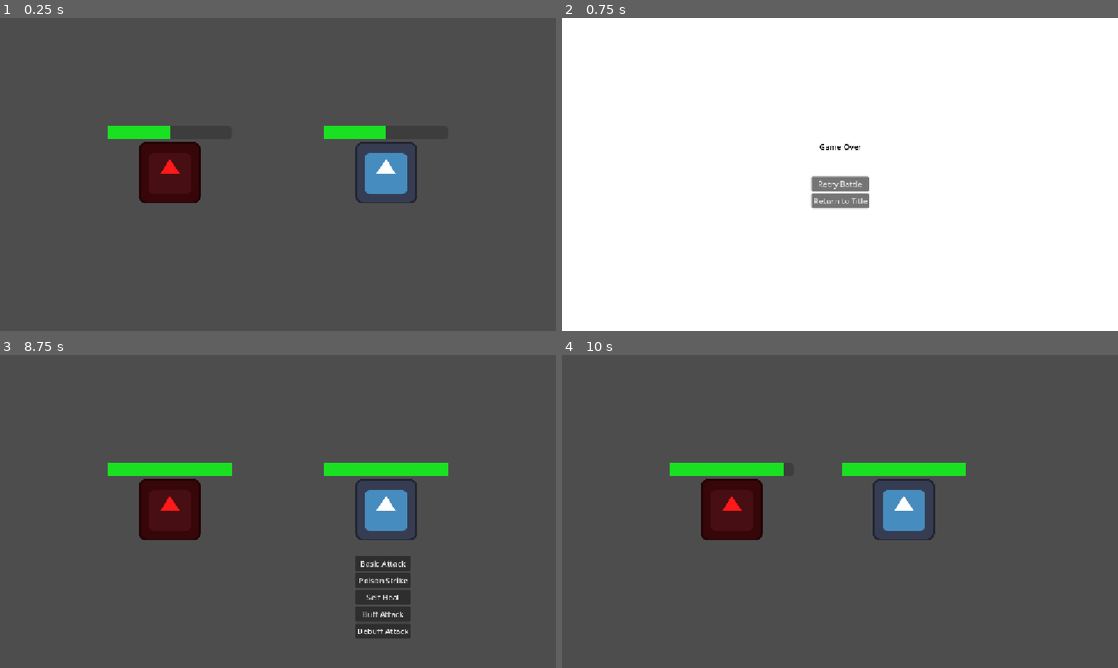
Above: before the commit, frames 1-4 (two rows, left to right).
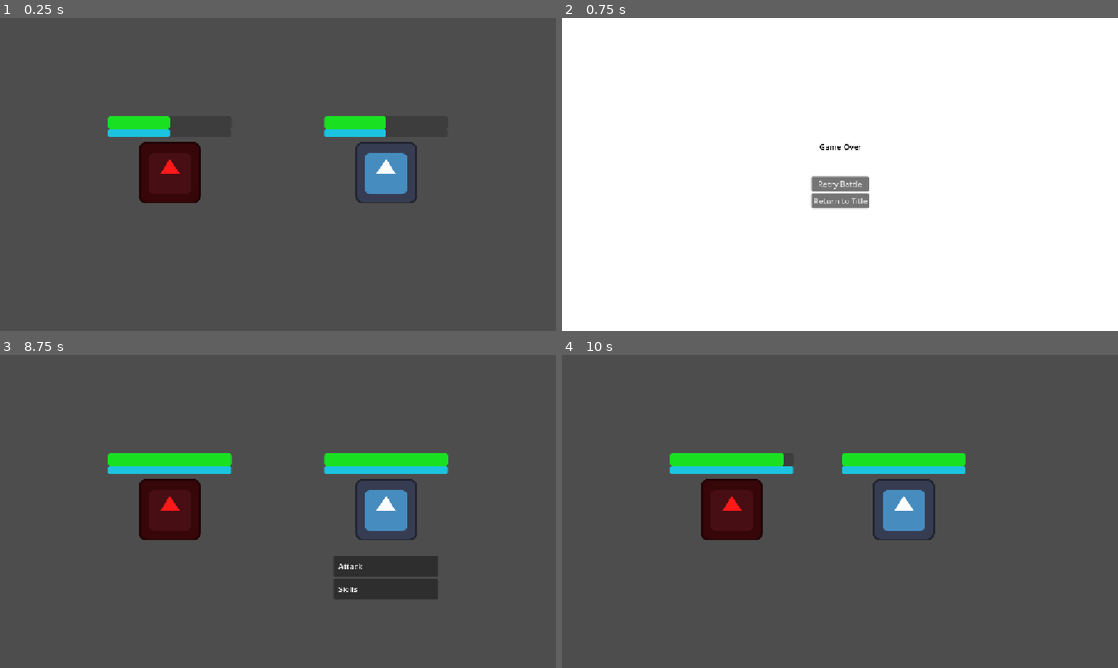
Above: after the commit, the same moments.

Repository: jonathanle03/Resolve
Game: Godot game, scene res://combat/battle.tscn
Two runs of this game, one before a commit and one after it. Both use one fixed random seed, a clock stepped at 60 frames per second and the inputs below. This scene is started directly instead of the project's main scene. The engine's default icon, where the game draws it, is replaced by a stand-in: a white triangle on a blue panel in a dark square.
Inputs (mouse positions are in pixels of both pictures, inside the frame that each line leads up to):
- Up to frame 1 (0.25 s): no input
- Up to frame 2 (0.75 s): tap Enter (ui_accept) at 0.5 s; hold D (move_right) from 0.53 s (still down); hold Enter (ui_accept) from 0.53 s (still down)
- Up to frame 3 (8.75 s): release D (move_right) at 1.25 s; release Enter (ui_accept) at 1.25 s; click "Retry Battle" at 1.25 s; tap Enter (ui_accept) at 2, 2.1, 2.27, 2.57, 5.1, 5.27, 5.57, 6.6, 6.77, 7.07, 8.1, 8.27, 8.57 s; hold S (move_down) 2.03-2.75 s; click "Return to Title" at 2.75 s; click "Play" at 3.5 s; hold D (move_right) 4.28-5.03 s; hold Enter (ui_accept) 4.28-5.03 s; hold W (move_up) 5.03-5.78 s; hold Enter (ui_accept) 5.78-6.53 s; hold A (move_left) 5.78-7.28 s; hold S (move_down) 7.28-8.03 s; hold Enter (ui_accept) 7.28-8.03 s; hold D (move_right) from 8.03 s (still down)
- Up to frame 4 (10 s): release D (move_right) at 8.75 s; click (945, 567) at 8.77 s; hold W (move_up) from 9.53 s (still down); hold Enter (ui_accept) from 9.53 s (still down)

The runs differ from the first frame. In frame 1, 1.4% of the frame differs, in the area x 19-70%, y 31-39%; in frame 2, nothing differs; in frame 3, 5.3%, in the area x 19-81%, y 31-91%; in frame 4, 2.7%.
Error before the commit: Out of bounds get index '0' (on base: 'Array[Combatant]') (res://combat/battle_view.gd:19)
Error after the commit: Out of bounds get index '0' (on base: 'Array[Combatant]') (res://combat/battle_view.gd:22)

Commit message:
Add mana resource, mana bar, mana cost on skills, and new battle menu

Diff:
--- a/combat/battle.gd
+++ b/combat/battle.gd
@@ -62,7 +62,7 @@
 
 			BattleStates.SELECT:
 				if is_player_turn and chosen_skill == null:
-					_battle_view.show_skill_menu(current_combatant.skills)
+					_battle_view.show_battle_menu(current_combatant)
 					break
 
 				actions = _select_actions(current_combatant)
@@ -86,6 +86,7 @@
 			BattleStates.VICTORY:
 				for party_member in GameState.party_members:
 					party_member.current_health = party_member_map[party_member].current_health
+					party_member.current_mana = party_member_map[party_member].current_mana
 				GameState.returning_from_battle = true
 				get_tree().change_scene_to_file("uid://mtwtyjlq7lkx")
 
@@ -121,15 +122,22 @@
 		var ally_action := Action.new()
 		ally_action.source = combatant
 		ally_action.target = _get_target(chosen_skill, combatant, ally_team, enemy_team)
+		ally_action.mana_cost = chosen_skill.mana_cost
 		ally_action.effects = chosen_skill.effects
 		actions.append(ally_action)
 		chosen_skill = null
 
 	if combatant in enemy_team:
-		var random_skill: Skill = combatant.skills.pick_random()
+		var valid_skills: Array[Skill] = [combatant.basic_attack]
+		for skill in combatant.skills:
+			if combatant.current_mana >= skill.mana_cost:
+				valid_skills.append(skill)
+
+		var random_skill: Skill = valid_skills.pick_random()
 		var enemy_action := Action.new()
 		enemy_action.source = combatant
 		enemy_action.target = _get_target(random_skill, combatant, enemy_team, ally_team)
+		enemy_action.mana_cost = random_skill.mana_cost
 		enemy_action.effects = random_skill.effects
 		actions.append(enemy_action)
 
@@ -138,13 +146,31 @@
 
 func _present(results: Array[Result]) -> void:
 	for result in results:
-		prints(
-			result.source.name if result.source else null,
-			result.target.name if result.target else null,
-			Result.ResultKind.keys()[result.kind],
-			result.amount,
-			result.health_after
-		)
+		if result.source:
+			match (result.kind):
+				Result.ResultKind.DAMAGE:
+					print("%s attacks %s for %.1f damage." % [result.source.name, result.target.name, result.amount])
+				Result.ResultKind.HEAL:
+					print("%s heals %s for %.1f health." % [result.source.name, result.target.name, result.amount])
+				Result.ResultKind.STATUS_APPLIED:
+					print("%s applies %s to %s." % [result.source.name, result.status.name, result.target.name])
+		else:
+			match (result.kind):
+				Result.ResultKind.DAMAGE:
+					print("%s takes %.1f damage." % [result.target.name, result.amount])
+				Result.ResultKind.HEAL:
+					print("%s heals for %.1f health." % [result.target.name, result.amount])
+				Result.ResultKind.STATUS_APPLIED:
+					print("%s is applied to %s." % [result.status.name, result.target.name])
+				Result.ResultKind.DEATH:
+					print("%s died." % [result.target.name])
+
+	print()
+	for combatant in ally_team:
+		print("%s %.1f / %.1f HP  %.1f / %.1f MP" % [combatant.name, combatant.current_health, combatant.max_health, combatant.current_mana, combatant.max_mana])
+	for combatant in enemy_team:
+		print("%s %.1f / %.1f HP  %.1f / %.1f MP" % [combatant.name, combatant.current_health, combatant.max_health, combatant.current_mana, combatant.max_mana])
+	print()
 
 	await _battle_view.present(results)
 
@@ -179,11 +205,11 @@
 		Skill.TargetType.ENEMY:
 			target = enemies[0]
 		_:
-			target = source
+			push_error("Not a valid target type")
 	return target
 
 
 func _on_skill_chosen(skill: Skill) -> void:
-	_battle_view.hide_skill_menu()
+	_battle_view.hide_battle_menu()
 	chosen_skill = skill
 	advance()
--- a/combat/battle.tscn
+++ b/combat/battle.tscn
@@ -4,11 +4,19 @@
 [ext_resource type="Script" uid="uid://135xenhon7r" path="res://combat/battle_view.gd" id="2_tjrsf"]
 [ext_resource type="Texture2D" uid="uid://b7pfyanex8w1u" path="res://icon.svg" id="3_8qtj8"]
 
-[sub_resource type="StyleBoxFlat" id="StyleBoxFlat_tb63h"]
-bg_color = Color(0.102996826, 0.87890625, 0.13330579, 1)
-
 [sub_resource type="StyleBoxFlat" id="StyleBoxFlat_u042n"]
 bg_color = Color(0.101960786, 0.8784314, 0.13333334, 1)
+corner_radius_top_left = 6
+corner_radius_top_right = 6
+corner_radius_bottom_right = 6
+corner_radius_bottom_left = 6
+
+[sub_resource type="StyleBoxFlat" id="StyleBoxFlat_5ssur"]
+bg_color = Color(0.10196076, 0.7692402, 0.8784314, 1)
+corner_radius_top_left = 6
+corner_radius_top_right = 6
+corner_radius_bottom_right = 6
+corner_radius_bottom_left = 6
 
 [node name="Battle" type="Node2D" unique_id=1676052002]
 script = ExtResource("1_5ssur")
@@ -25,12 +33,22 @@
 modulate = Color(1, 0.09803922, 0.09803922, 1)
 texture = ExtResource("3_8qtj8")
 
-[node name="ProgressBar" type="ProgressBar" parent="BattleView/EnemyNode" unique_id=280157630]
+[node name="HealthBar" type="ProgressBar" parent="BattleView/EnemyNode" unique_id=192212312]
 offset_left = -128.0
-offset_top = -96.0
+offset_top = -117.0
 offset_right = 128.0
-offset_bottom = -69.0
-theme_override_styles/fill = SubResource("StyleBoxFlat_tb63h")
+offset_bottom = -90.0
+theme_override_styles/fill = SubResource("StyleBoxFlat_u042n")
+value = 50.0
+show_percentage = false
+
+[node name="ManaBar" type="ProgressBar" parent="BattleView/EnemyNode" unique_id=1322062331]
+offset_left = -128.0
+offset_top = -90.0
+offset_right = 128.0
+offset_bottom = -63.0
+scale = Vector2(0.997861, 0.62064385)
+theme_override_styles/fill = SubResource("StyleBoxFlat_5ssur")
 value = 50.0
 show_percentage = false
 
@@ -41,12 +59,22 @@
 [node name="Sprite2D" type="Sprite2D" parent="BattleView/AllyNode" unique_id=1930298946]
 texture = ExtResource("3_8qtj8")
 
-[node name="ProgressBar" type="ProgressBar" parent="BattleView/AllyNode" unique_id=1604917288]
+[node name="HealthBar" type="ProgressBar" parent="BattleView/AllyNode" unique_id=1604917288]
 offset_left = -128.0
-offset_top = -96.0
+offset_top = -117.0
 offset_right = 128.0
-offset_bottom = -69.0
+offset_bottom = -90.0
 theme_override_styles/fill = SubResource("StyleBoxFlat_u042n")
+value = 50.0
+show_percentage = false
+
+[node name="ManaBar" type="ProgressBar" parent="BattleView/AllyNode" unique_id=1865951363]
+offset_left = -128.0
+offset_top = -90.0
+offset_right = 128.0
+offset_bottom = -63.0
+scale = Vector2(0.997861, 0.62064385)
+theme_override_styles/fill = SubResource("StyleBoxFlat_5ssur")
 value = 50.0
 show_percentage = false
 
@@ -54,8 +82,7 @@
 
 [node name="VBoxContainer" type="VBoxContainer" parent="BattleView/CanvasLayer" unique_id=417526273]
 unique_name_in_owner = true
-visible = false
-offset_left = 736.0
+offset_left = 691.0
 offset_top = 416.0
-offset_right = 845.0
+offset_right = 908.0
 offset_bottom = 482.0
--- /dev/null
+++ b/combat/battle_button.gd
@@ -0,0 +1,27 @@
+class_name BattleButton
+extends PanelContainer
+
+
+@onready var _button: Button = %Button
+@onready var _margin_container: MarginContainer = %MarginContainer
+@onready var _skill_name_label: Label = %SkillNameLabel
+@onready var _mana_cost_label: Label = %ManaCostLabel
+
+
+func _ready() -> void:
+	_skill_name_label.text = ""
+	_mana_cost_label.text = ""
+
+
+func set_labels(skill_name: String, mana_cost: String) -> void:
+	_skill_name_label.text = skill_name
+	_mana_cost_label.text = mana_cost
+
+
+func set_binding(skill_binding: Callable) -> void:
+	_button.pressed.connect(skill_binding)
+
+
+func disable_button() -> void:
+	_button.disabled = true
+	_margin_container.modulate = Color(0.5, 0.5, 0.5, 1.0)
--- /dev/null
+++ b/combat/battle_button.tscn
@@ -0,0 +1,44 @@
+[gd_scene format=3 uid="uid://lmeawgpaf568"]
+
+[ext_resource type="Script" uid="uid://uttt78u30471" path="res://combat/battle_button.gd" id="1_oq6w3"]
+
+[sub_resource type="StyleBoxEmpty" id="StyleBoxEmpty_18jcc"]
+
+[node name="BattleButton" type="PanelContainer" unique_id=68684278]
+offset_right = 40.0
+offset_bottom = 40.0
+theme_override_styles/panel = SubResource("StyleBoxEmpty_18jcc")
+script = ExtResource("1_oq6w3")
+
+[node name="Button" type="Button" parent="." unique_id=579841936]
+unique_name_in_owner = true
+layout_mode = 2
+
+[node name="MarginContainer" type="MarginContainer" parent="." unique_id=835388888]
+unique_name_in_owner = true
+layout_mode = 2
+mouse_filter = 2
+theme_override_constants/margin_left = 10
+theme_override_constants/margin_top = 10
+theme_override_constants/margin_right = 10
+theme_override_constants/margin_bottom = 10
+
+[node name="HBoxContainer" type="HBoxContainer" parent="MarginContainer" unique_id=1022259794]
+layout_mode = 2
+mouse_filter = 2
+alignment = 1
+
+[node name="SkillNameLabel" type="Label" parent="MarginContainer/HBoxContainer" unique_id=107099166]
+unique_name_in_owner = true
+layout_mode = 2
+text = "Poison Strike"
+
+[node name="Spacer" type="Control" parent="MarginContainer/HBoxContainer" unique_id=1254266068]
+layout_mode = 2
+size_flags_horizontal = 3
+mouse_filter = 2
+
+[node name="ManaCostLabel" type="Label" parent="MarginContainer/HBoxContainer" unique_id=420770338]
+unique_name_in_owner = true
+layout_mode = 2
+text = "5"
--- a/combat/battle_view.gd
+++ b/combat/battle_view.gd
@@ -12,39 +12,46 @@
 @onready var _v_box_container: VBoxContainer = %VBoxContainer
 
 
+const BATTLE_BUTTON := preload("uid://lmeawgpaf568")
+
+
 var combatant_node_map: Dictionary[Combatant, Node2D] = {}
 
 
 func setup(allies: Array[Combatant], enemies: Array[Combatant]) -> void:
 	combatant_node_map[allies[0]] = _ally_node
-	_ally_node.get_node("ProgressBar").max_value = allies[0].max_health
-	_ally_node.get_node("ProgressBar").value = allies[0].current_health
+	_ally_node.get_node("HealthBar").max_value = allies[0].max_health
+	_ally_node.get_node("HealthBar").value = allies[0].current_health
+	_ally_node.get_node("ManaBar").max_value = allies[0].max_mana
+	_ally_node.get_node("ManaBar").value = allies[0].current_mana
+
 	combatant_node_map[enemies[0]] = _enemy_node
-	_enemy_node.get_node("ProgressBar").max_value = enemies[0].max_health
-	_enemy_node.get_node("ProgressBar").value = enemies[0].current_health
+	_enemy_node.get_node("HealthBar").max_value = enemies[0].max_health
+	_enemy_node.get_node("HealthBar").value = enemies[0].current_health
+	_enemy_node.get_node("ManaBar").max_value = enemies[0].max_mana
+	_enemy_node.get_node("ManaBar").value = enemies[0].current_mana
 
 
 func present(results: Array[Result]) -> void:
 	for result in results:
+		var source := result.source
 		var target := result.target
 
 		match result.kind:
 			Result.ResultKind.DAMAGE:
-				var source := result.source
-
 				if source:
 					await attack_animation(combatant_node_map[source], combatant_node_map[target])
 
 				attacked_animation(combatant_node_map[target])
-				combatant_node_map[target].get_node("ProgressBar").value = result.health_after
-				await create_floating_text(combatant_node_map[target], str(max(floori(result.amount), 1)), Color.RED, Motion.UP)
+				combatant_node_map[target].get_node("HealthBar").value = result.health_after
+				await create_floating_text(combatant_node_map[target], str(result.amount), Color.RED, Motion.UP)
 
 				if source:
 					await fallback_animation(combatant_node_map[source], combatant_node_map[target])
 
 			Result.ResultKind.HEAL:
-				combatant_node_map[target].get_node("ProgressBar").value = result.health_after
-				await create_floating_text(combatant_node_map[target], str(max(floori(result.amount), 1)), Color.GREEN, Motion.UP)
+				combatant_node_map[target].get_node("HealthBar").value = result.health_after
+				await create_floating_text(combatant_node_map[target], str(result.amount), Color.GREEN, Motion.UP)
 
 			Result.ResultKind.STATUS_APPLIED:
 				var text: String
@@ -71,6 +78,9 @@
 				tween.tween_property(combatant_node_map[target], "modulate:a", 0, 1.0)
 				await tween.finished
 
+			Result.ResultKind.MANA_CHANGED:
+				combatant_node_map[target].get_node("ManaBar").value = result.mana_after
+
 			_:
 				pass
 
@@ -121,11 +131,11 @@
 	match motion:
 		Motion.UP:
 			label.global_position.y += 20.0
-			label_tween.tween_property(label, "position:y", -50.0, 0.3).as_relative()
+			label_tween.tween_property(label, "global_position:y", -50.0, 0.3).as_relative()
 
 		Motion.DOWN:
 			label.global_position.y -= 40.0
-			label_tween.tween_property(label, "position:y", 50.0, 0.3).as_relative()
+			label_tween.tween_property(label, "global_position:y", 50.0, 0.3).as_relative()
 
 		Motion.ARC:
 			var start_position = label.global_position
@@ -140,17 +150,53 @@
 	await label_tween.finished
 
 
-func show_skill_menu(skills: Array[Skill]) -> void:
+func show_battle_menu(combatant: Combatant) -> void:
+	var attack_button: BattleButton = BATTLE_BUTTON.instantiate()
+	_v_box_container.add_child(attack_button)
+
+	attack_button.set_labels("Attack", "")
+	attack_button.set_binding(skill_chosen.emit.bind(combatant.basic_attack))
+
+	var skills_button: BattleButton = BATTLE_BUTTON.instantiate()
+	_v_box_container.add_child(skills_button)
+
+	skills_button.set_labels("Skills", "")
+	skills_button.set_binding(
+		func():
+			hide_battle_menu()
+			show_skill_menu(combatant)
+	)
+
+	_v_box_container.visible = true
+
+
+func show_skill_menu(combatant: Combatant) -> void:
+	var skills := combatant.skills
+
 	for skill in skills:
-		var button := Button.new()
-		button.text = skill.name
-		button.pressed.connect(skill_chosen.emit.bind(skill))
-		_v_box_container.add_child(button)
+		var skill_button: BattleButton = BATTLE_BUTTON.instantiate()
+		_v_box_container.add_child(skill_button)
+
+		skill_button.set_labels(skill.name, "%.1f" % skill.mana_cost)
+		skill_button.set_binding(skill_chosen.emit.bind(skill))
+
+		if combatant.current_mana < skill.mana_cost:
+			skill_button.disable_button()
+
+	var back_button: BattleButton = BATTLE_BUTTON.instantiate()
+	_v_box_container.add_child(back_button)
+
+	back_button.set_labels("Back", "")
+	back_button.set_binding(
+		func():
+			hide_battle_menu()
+			show_battle_menu(combatant)
+	)
 
 	_v_box_container.visible = true
 
 
-func hide_skill_menu() -> void:
+func hide_battle_menu() -> void:
 	for button in _v_box_container.get_children():
 		_v_box_container.remove_child(button)
 		button.queue_free()
--- a/combat/combatants/enemy1.tres
+++ b/combat/combatants/enemy1.tres
@@ -10,6 +10,8 @@
 script = ExtResource("1_3jxqb")
 name = "Enemy 1"
 max_health = 50.0
+max_mana = 15.0
 attack = 4.0
-skills = Array[ExtResource("2_wp4n2")]([ExtResource("3_abic2"), ExtResource("5_caflt")])
+basic_attack = ExtResource("3_abic2")
+skills = Array[ExtResource("2_wp4n2")]([ExtResource("5_caflt")])
 metadata/_custom_type_script = "uid://b7rj3ty5ylpu2"
--- a/combat/combatants/party_member1.tres
+++ b/combat/combatants/party_member1.tres
@@ -12,6 +12,8 @@
 script = ExtResource("1_b0tfu")
 name = "Party Member 1"
 max_health = 100.0
+max_mana = 20.0
 attack = 5.0
-skills = Array[ExtResource("2_1xfer")]([ExtResource("3_h0xgo"), ExtResource("4_vk1uh"), ExtResource("5_1e82u"), ExtResource("6_4qylf"), ExtResource("7_vdr6p")])
+basic_attack = ExtResource("3_h0xgo")
+skills = Array[ExtResource("2_1xfer")]([ExtResource("4_vk1uh"), ExtResource("5_1e82u"), ExtResource("6_4qylf"), ExtResource("7_vdr6p")])
 metadata/_custom_type_script = "uid://b7rj3ty5ylpu2"
--- a/combat/model/action.gd
+++ b/combat/model/action.gd
@@ -4,4 +4,5 @@
 
 var source: Combatant
 var target: Combatant
+var mana_cost: float
 var effects: Array[Effect]
--- a/combat/model/combatant.gd
+++ b/combat/model/combatant.gd
@@ -6,33 +6,50 @@
 
 
 var name: String
-var max_health: float
-var current_health: float
-var attack: float
-var skills: Array[Skill]
-var status_effects: Array[StatusEffect]
+
+var max_health: float:
+	set(value):
+		max_health = maxf(0.0, value)
+		self.current_health = current_health
+var current_health: float:
+	set(value):
+		current_health = minf(value, max_health)
+		is_dead = current_health <= 0.0
 var is_dead: bool
 
+var max_mana: float:
+	set(value):
+		max_mana = maxf(0.0, value)
+		self.current_mana = current_mana
+var current_mana: float:
+	set(value):
+		current_mana = minf(value, max_mana)
 
-func _init(combatant_name: String, combatant_max_health: float, combatant_attack: float) -> void:
+var attack: float
+
+var basic_attack: Skill
+var skills: Array[Skill]
+
+var status_effects: Array[StatusEffect]
+
+
+func _init(combatant_name: String, combatant_max_health: float, combatant_max_mana: float, combatant_attack: float) -> void:
 	name = combatant_name
 	max_health = combatant_max_health
 	current_health = max_health
+	max_mana = combatant_max_mana
+	current_mana = max_mana
 	attack = combatant_attack
 	status_effects = []
-	is_dead = false
 
 
 func take_damage(amount: float) -> float:
 	var prev_health = current_health
 	current_health -= amount
-	current_health = maxf(0, current_health)
-	is_dead = current_health == 0
 	return prev_health - current_health
 
 
 func heal_health(amount: float) -> float:
 	var prev_health = current_health
 	current_health += amount
-	current_health = minf(current_health, max_health)
 	return current_health - prev_health
--- a/combat/model/combatant_def.gd
+++ b/combat/model/combatant_def.gd
@@ -4,11 +4,14 @@
 
 @export var name: String
 @export var max_health: float
+@export var max_mana: float
 @export var attack: float
+@export var basic_attack: Skill
 @export var skills: Array[Skill]
 
 
 func build_combatant() -> Combatant:
-	var combatant := Combatant.new(name, max_health, attack)
+	var combatant := Combatant.new(name, max_health, max_mana, attack)
+	combatant.basic_attack = basic_attack
 	combatant.skills = skills.duplicate()
 	return combatant
--- a/combat/model/resolution.gd
+++ b/combat/model/resolution.gd
@@ -23,6 +23,15 @@
 			continue
 
 		var prev_target_is_dead := action.target.is_dead
+
+		# Remove Mana
+		if action.mana_cost:
+			var mana_res := Result.new()
+			mana_res.target = action.source
+			mana_res.kind = Result.ResultKind.MANA_CHANGED
+			action.source.current_mana -= action.mana_cost
+			mana_res.mana_after = action.source.current_mana
+			results.append(mana_res)
 
 		# Perform Action
 		for effect in action.effects:
--- a/combat/model/result.gd
+++ b/combat/model/result.gd
@@ -2,7 +2,7 @@
 extends RefCounted
 
 
-enum ResultKind { NONE, DAMAGE, HEAL, STATUS_APPLIED, DEATH }
+enum ResultKind { NONE, DAMAGE, HEAL, STATUS_APPLIED, DEATH, MANA_CHANGED }
 
 
 var source: Combatant
@@ -10,4 +10,5 @@
 var kind: ResultKind
 var amount: float
 var health_after: float
+var mana_after: float
 var status: StatusEffect
--- a/combat/model/skill.gd
+++ b/combat/model/skill.gd
@@ -6,5 +6,6 @@
 
 
 @export var name: String
+@export var mana_cost: float
 @export var effects: Array[Effect]
 @export var target_type: TargetType
--- a/combat/model/status_effect.gd
+++ b/combat/model/status_effect.gd
@@ -5,6 +5,7 @@
 enum Category { NEUTRAL, BUFF, DEBUFF }
 
 
+@export var name: String
 @export var duration: int
 @export var category: Category
 @export var on_apply_effects: Array[Effect]
@@ -42,11 +43,4 @@
 
 
 func clone() -> StatusEffect:
-	var status := StatusEffect.new()
-	status.duration = duration
-	status.category = category
-	status.on_apply_effects = on_apply_effects
-	status.on_remove_effects = on_remove_effects
-	status.on_turn_start_effects = on_turn_start_effects
-	status.on_turn_end_effects = on_turn_end_effects
-	return status
+	return duplicate()
--- a/combat/skills/buff_attack.tres
+++ b/combat/skills/buff_attack.tres
@@ -13,5 +13,6 @@
 [resource]
 script = ExtResource("4_anmtd")
 name = "Buff Attack"
+mana_cost = 4.0
 effects = Array[ExtResource("1_0qgk0")]([SubResource("Resource_4mbnv")])
 metadata/_custom_type_script = "uid://dua2xmaf6ki56"
--- a/combat/skills/debuff_attack.tres
+++ b/combat/skills/debuff_attack.tres
@@ -13,6 +13,7 @@
 [resource]
 script = ExtResource("2_2proa")
 name = "Debuff Attack"
+mana_cost = 6.0
 effects = Array[ExtResource("1_iay0j")]([SubResource("Resource_kfjp7")])
 target_type = 1
 metadata/_custom_type_script = "uid://dua2xmaf6ki56"
--- a/combat/skills/poison_strike.tres
+++ b/combat/skills/poison_strike.tres
@@ -19,6 +19,7 @@
 [resource]
 script = ExtResource("2_04dmf")
 name = "Poison Strike"
+mana_cost = 5.0
 effects = Array[ExtResource("1_hsrv2")]([SubResource("Resource_yry4e"), SubResource("Resource_xbvhe")])
 target_type = 1
 metadata/_custom_type_script = "uid://dua2xmaf6ki56"
--- a/combat/skills/self_heal.tres
+++ b/combat/skills/self_heal.tres
@@ -12,5 +12,6 @@
 [resource]
 script = ExtResource("3_7iq2b")
 name = "Self Heal"
+mana_cost = 4.0
 effects = Array[ExtResource("1_a1sr4")]([SubResource("Resource_ur8ow")])
 metadata/_custom_type_script = "uid://dua2xmaf6ki56"
--- a/combat/status_effects/attack_buff_status.tres
+++ b/combat/status_effects/attack_buff_status.tres
@@ -16,6 +16,7 @@
 
 [resource]
 script = ExtResource("2_r2nkp")
+name = "Attack Buff"
 duration = 3
 category = 1
 on_apply_effects = Array[ExtResource("1_7nf1r")]([SubResource("Resource_wnvqj")])
--- a/combat/status_effects/attack_debuff_status.tres
+++ b/combat/status_effects/attack_debuff_status.tres
@@ -16,6 +16,7 @@
 
 [resource]
 script = ExtResource("2_cweom")
+name = "Attack Debuff"
 duration = 3
 category = 2
 on_apply_effects = Array[ExtResource("1_hrf1g")]([SubResource("Resource_tipkt")])
--- a/combat/status_effects/poison_status.tres
+++ b/combat/status_effects/poison_status.tres
@@ -11,6 +11,7 @@
 
 [resource]
 script = ExtResource("2_h70yf")
+name = "Poison"
 duration = 3
 on_turn_end_effects = Array[ExtResource("1_tlo4q")]([SubResource("Resource_unuvj")])
 metadata/_custom_type_script = "uid://bcolho4n5g53b"
--- a/globals/party_member.gd
+++ b/globals/party_member.gd
@@ -4,9 +4,11 @@
 
 var combatant_def: CombatantDef
 var current_health: float
+var current_mana: float
 
 
 func build_combatant() -> Combatant:
 	var combatant := combatant_def.build_combatant()
 	combatant.current_health = current_health
+	combatant.current_mana = current_mana
 	return combatant
--- a/ui/end_screen.gd
+++ b/ui/end_screen.gd
@@ -12,6 +12,7 @@
 	var party_member := PartyMember.new()
 	party_member.combatant_def = load("uid://c4pn2wleqr1c1") as CombatantDef
 	party_member.current_health = party_member.combatant_def.max_health
+	party_member.current_mana = party_member.combatant_def.max_mana
 	GameState.party_members = [party_member]
 	GameState.returning_from_battle = false
 	get_tree().change_scene_to_file("uid://br1ry85r6s0ql")
--- a/ui/title_screen.gd
+++ b/ui/title_screen.gd
@@ -12,6 +12,7 @@
 	var party_member := PartyMember.new()
 	party_member.combatant_def = load("uid://c4pn2wleqr1c1") as CombatantDef
 	party_member.current_health = party_member.combatant_def.max_health
+	party_member.current_mana = party_member.combatant_def.max_mana
 	GameState.party_members = [party_member]
 	GameState.returning_from_battle = false
 	get_tree().change_scene_to_file("uid://br1ry85r6s0ql")
Not shown, added: combat/battle_button.gd.uid
